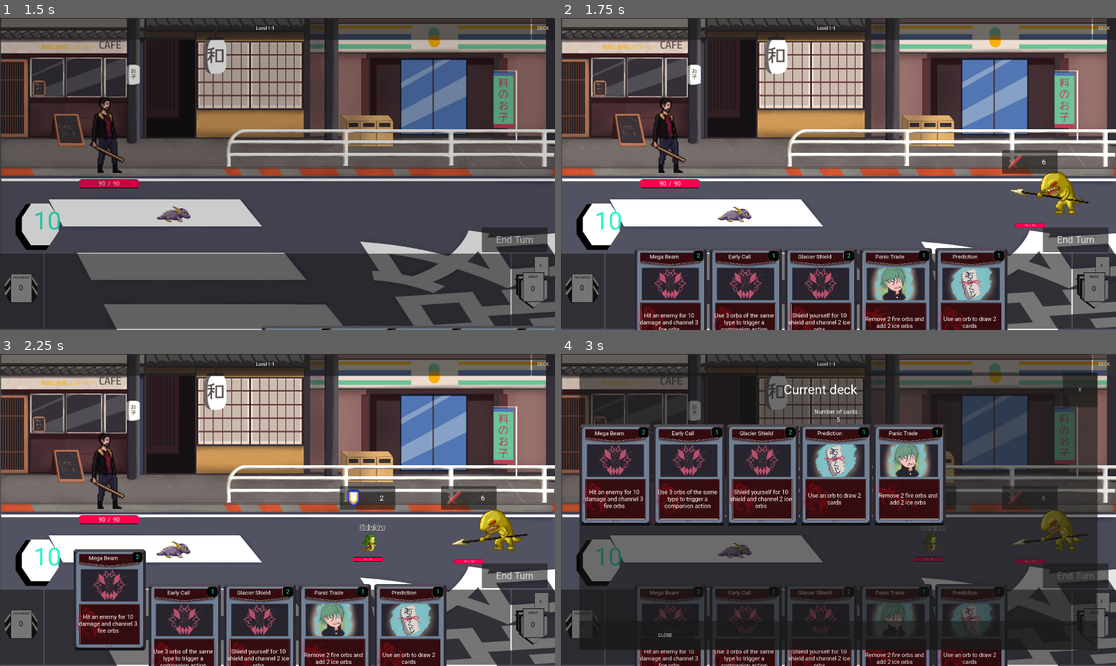
Above: before the commit, frames 1-4 (two rows, left to right).
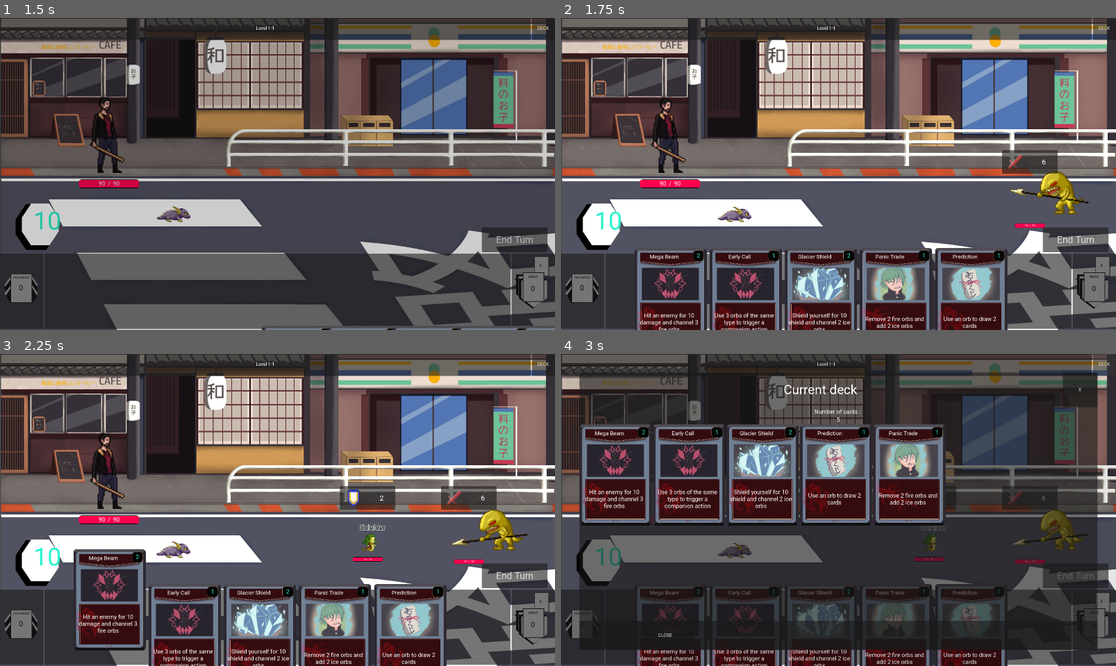
Above: after the commit, the same moments.

Repository: Leosten/card-game
Game: Godot game, scene res://main.tscn
The game is run twice, just before and just after one commit, with the same random seed, the same clock (stepped at 60 frames per second) and the same inputs.
Inputs (mouse positions are in pixels of both pictures, inside the frame that each line leads up to):
- Up to frame 1 (1.5 s): click "Start" at 0.5 s; click "End Turn" at 1.25 s
- Up to frame 2 (1.75 s): no input
- Up to frame 3 (2.25 s): click (111, 634) at 2.02 s
- Up to frame 4 (3 s): click "DECK" at 2.75 s

Frame 1 is identical in both runs. In frame 2, 1.9% of the frame differs, in the area x 41-79%, y 79-91%; in frame 3, 1.9%; in frame 4, 2.4%, in the area x 31-68%, y 28-91%.

Commit message:
new pics and cleanup

Diff:
--- a/Manager/character_manager.gd
+++ b/Manager/character_manager.gd
@@ -37,6 +37,7 @@
 			#return ["beam",  "defend", "wind_chill", "lightning", "heal", "fire_beam", "early_call", "prediction", "protect_me", "careful_hit"]
 			return ["mega_beam", "early_call", "glacier_shield", "prediction", "panic_trade"]
 			#return ["fire_beam", "early_call", "wind_chill", "protect_me", "careful_hit","lightning"]
+
 func _get_starting_stats(char_id):
 	match char_id:
 		0:
--- a/View/Menu/hud_menu.gd
+++ b/View/Menu/hud_menu.gd
@@ -9,7 +9,6 @@
 var next_level_window : Node
 
 func _ready() -> void:
-	# Listen to global requests
 	Events.request_window_open.connect(_on_window_open_requested)
 	Events.request_window_close.connect(_on_window_close_requested)
 	Events.next_encounter.connect(on_level_change)
@@ -23,19 +22,19 @@
 			deck_list_window = deck_list_window_scene.instantiate()
 			center_root.add_child(deck_list_window)
 		"next_level":
-			await ScreenTransition.wipe_out(0.4)
+			await ScreenTransition.wipe_out(0.6)
 			next_level_window = next_level_window_scene.instantiate()
 			center_root.add_child(next_level_window)
-			await ScreenTransition.wipe_in(0.8)
+			await ScreenTransition.wipe_in(0.6)
 
 func _on_window_close_requested(window_name: String) -> void:
 	match window_name:
 		"reward": reward_window.queue_free()
 		"deck": deck_list_window.queue_free()
 		"next_level" :
-			await ScreenTransition.wipe_out(0.4)
+			await ScreenTransition.wipe_out(0.6)
 			next_level_window.queue_free()
-			await ScreenTransition.wipe_in(0.8)
+			await ScreenTransition.wipe_in(0.6)
 
 func _on_deck_list_button_pressed() -> void:
 	Events.request_window_open.emit("deck")
Binary file added: Art/UI/cards/portraits/beam.png
Not shown, added: Art/UI/cards/portraits/beam.png.import
Binary file added: Art/UI/cards/portraits/fire_affinity.png
Not shown, added: Art/UI/cards/portraits/fire_affinity.png.import
Binary file added: Art/UI/cards/portraits/glacier_shield.png
Not shown, added: Art/UI/cards/portraits/glacier_shield.png.import
Binary file changed: Art/UI/cards/portraits/panic_trade.png
Binary file changed: Art/UI/cards/portraits/prediction.png
